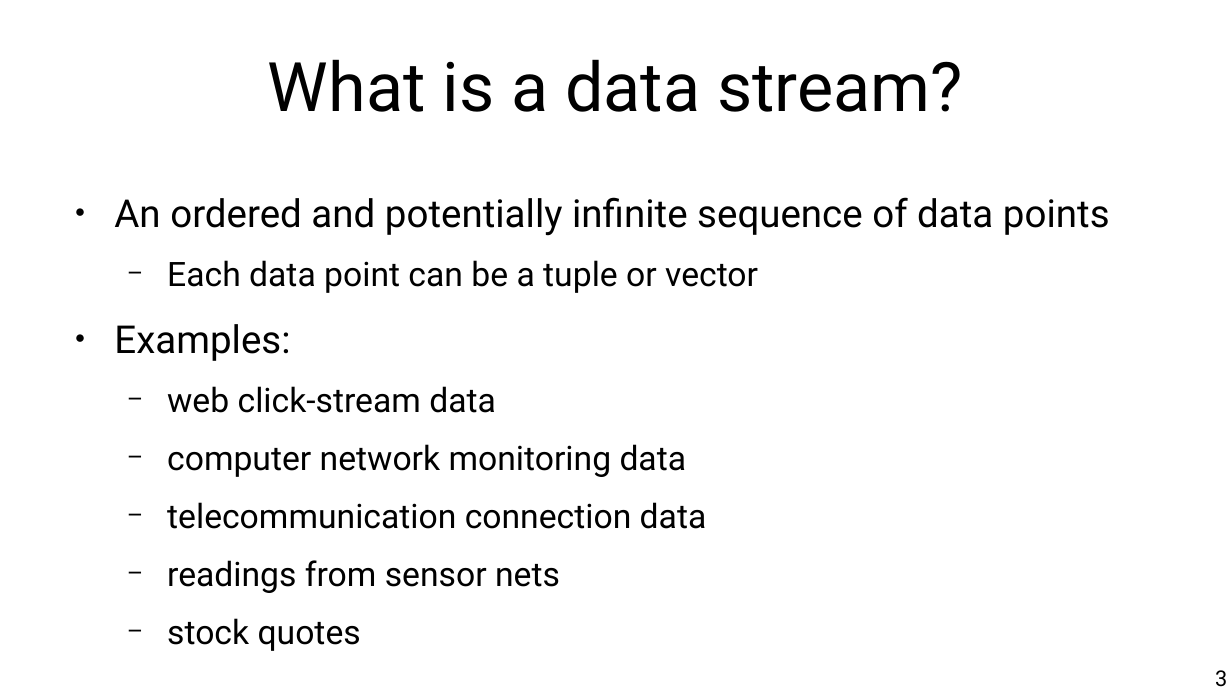
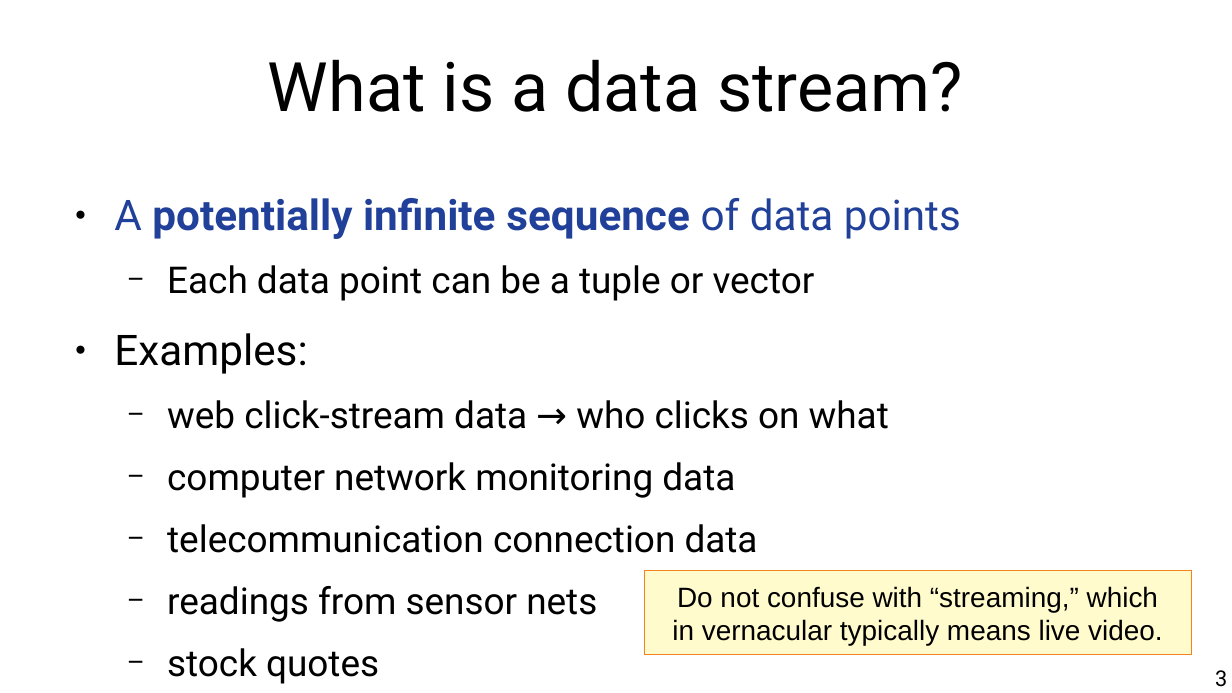
Before and after one commit to marco-calautti/data-mining-course, a slide deck: slide 3 of theory/tt10_streams.odp. Drawn at 1232x693 pixels with LibreOffice and Linux fonts; fonts in the diff are those of the drawing. Boxes give left, top, right and bottom in pixels: in the first picture for what was removed or moved away, otherwise in the second. Text is boxed around its words. In the diff, an @@ line names an element or a change of style, - is before the commit and + after.

```diff
--- a/theory/tt10_streams.odp
+++ b/theory/tt10_streams.odp
@@ text at (x1=114, y1=198, x2=961, y2=239): text changed; size 24.8 to 27.2 pt; text colour #000000 to #21409A; bold on @@
-● An ordered and potentially infinite sequence of data points
+● A potentially infinite sequence of data points
@@ text at (x1=114, y1=265, x2=815, y2=622): size 21.7 to 23.8 pt in "Each data point can be a tuple ...", "computer network monitoring data", "telecommunication connection data", "readings from sensor nets" and 1 more places; size 24.8 to 27.2 pt in "Examples:" @@
@@ text at (x1=167, y1=400, x2=889, y2=429): text changed; size 21.7 to 23.8 pt @@
-  − web click-stream data
+  − web click-stream data → who clicks on what
@@ rectangle added at (x1=645, y1=570, x2=1192, y2=655), fill #FFFBCC, outline #F58220 0 pt, 18 pt, text #000000 @@
+Do not confuse with “streaming,” which
+in vernacular typically means live video.
```
Also in this commit, not shown: 39 other slides changed.
